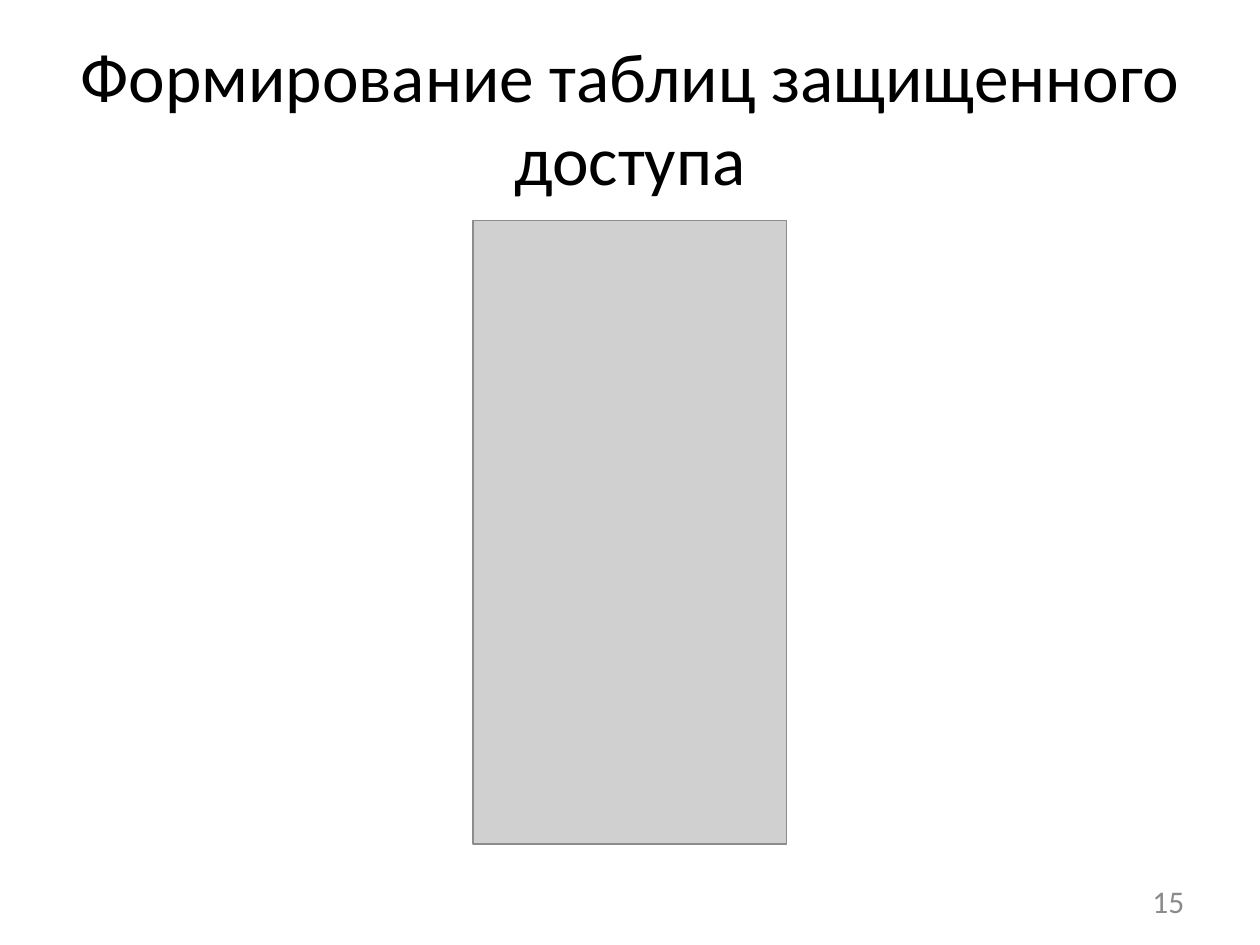
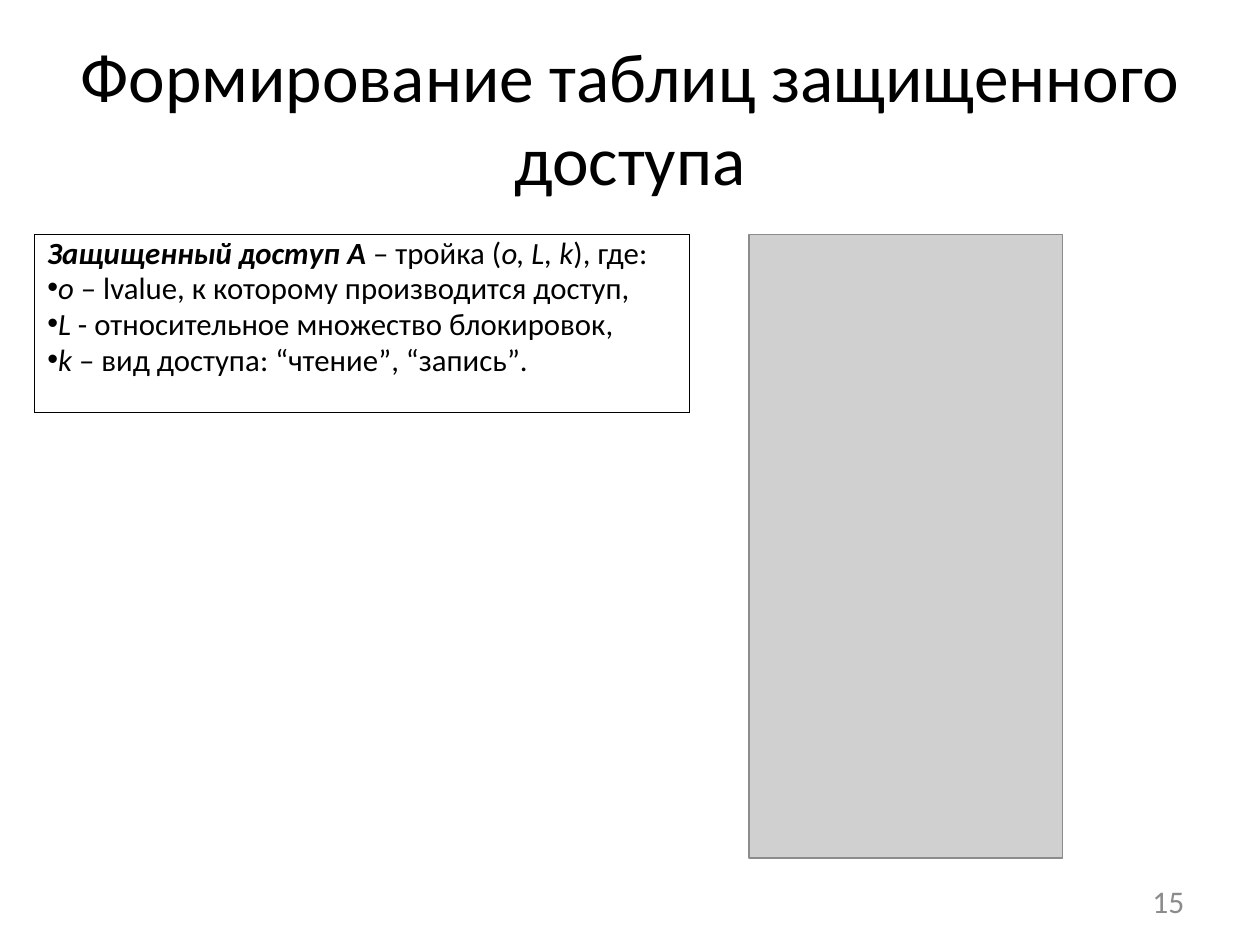
Before and after one commit to afrolovskiy/diplom, a slide deck: slide 15 of presentations/diplom/static race detection.pptx. Drawn at 1260x945 pixels with LibreOffice and Linux fonts; fonts in the diff are those of the drawing; grey boxes stand for pictures. Boxes give left, top, right and bottom in pixels: in the first picture for what was removed or moved away, otherwise in the second. Text is boxed around its words. In the diff, an @@ line names an element or a change of style, - is before the commit and + after.

Commit message:
updated

```diff
--- a/presentations/diplom/static race detection.pptx
+++ b/presentations/diplom/static race detection.pptx
@@ rectangle added at box(35, 234, 690, 413), outline #000000 0.75 pt, 17.6 pt, text #000000 @@
+Защищенный доступ A – тройка (o, L, k), где:
+• o – lvalue, к которому производится доступ,
+• L - относительное множество блокировок,
+• k – вид доступа: “чтение”, “запись”.
@@ picture: place and size @@
-picture at box(474, 220, 788, 844)
+picture at box(748, 234, 1062, 858)
```
Also in this commit, not shown: 1 other slide changed.
